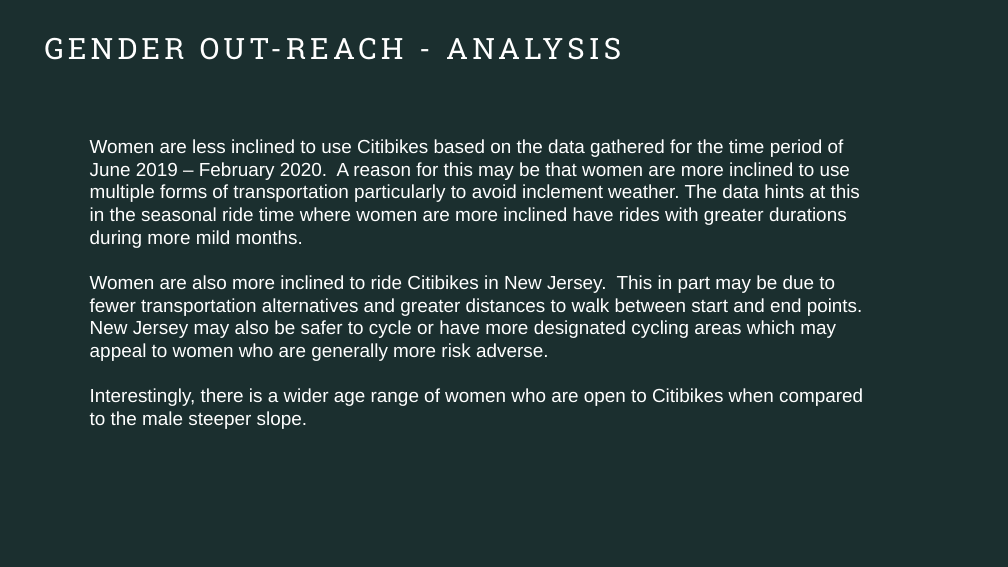
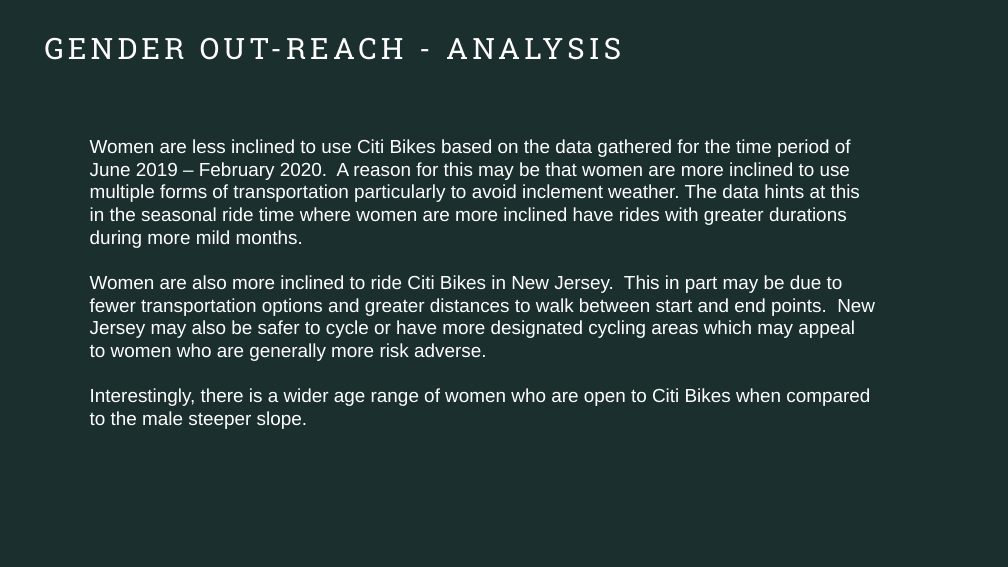
Before and after one commit to LJeanParrish/Tableau_Challenge, a slide deck: slide 5 of CitiBikes_Analysis.pptx. Drawn at 1008x567 pixels with LibreOffice and Linux fonts; fonts in the diff are those of the drawing. Boxes give left, top, right and bottom in pixels: in the first picture for what was removed or moved away, otherwise in the second. Text is boxed around its words. In the diff, an @@ line names an element or a change of style, - is before the commit and + after.

Commit message:
updates to powerpoint analysis

```diff
--- a/CitiBikes_Analysis.pptx
+++ b/CitiBikes_Analysis.pptx
@@ text at [90, 139, 875, 429]: text changed @@
-Women are less inclined to use Citibikes based on the data gathered for the time period of June 2019 – February 2020. A reason for this may be that women are more inclined to use multiple forms of transportation particularly to avoid inclement weather. The data hints at this in the seasonal ride time where women are more inclined have rides with greater durations during more mild months.
-Women are also more inclined to ride Citibikes in New Jersey. This in part may be due to fewer transportation alternatives and greater distances to walk between start and end points. New Jersey may also be safer to cycle or have more designated cycling areas which may appeal to women who are generally more risk adverse.
-Interestingly, there is a wider age range of women who are open to Citibikes when compared to the male steeper slope.
+Women are less inclined to use Citi Bikes based on the data gathered for the time period of June 2019 – February 2020. A reason for this may be that women are more inclined to use multiple forms of transportation particularly to avoid inclement weather. The data hints at this in the seasonal ride time where women are more inclined have rides with greater durations during more mild months.
+Women are also more inclined to ride Citi Bikes in New Jersey. This in part may be due to fewer transportation options and greater distances to walk between start and end points. New Jersey may also be safer to cycle or have more designated cycling areas which may appeal to women who are generally more risk adverse.
+Interestingly, there is a wider age range of women who are open to Citi Bikes when compared to the male steeper slope.
```
Also in this commit, not shown: 2 other slides changed, 1 other file.
